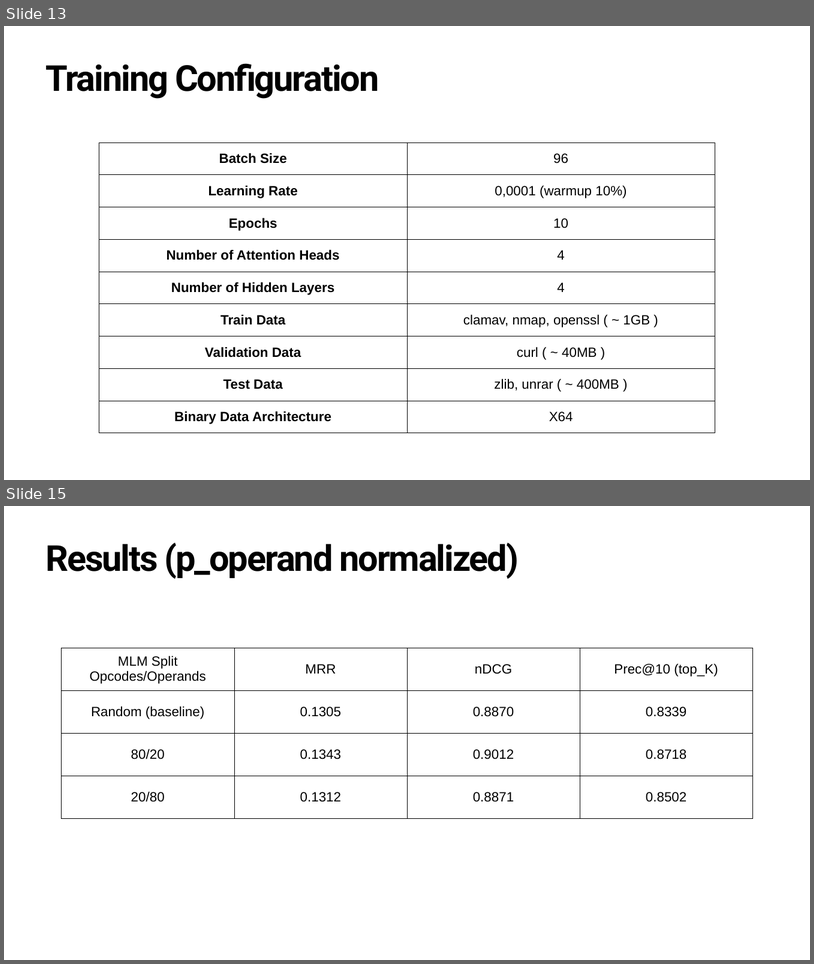
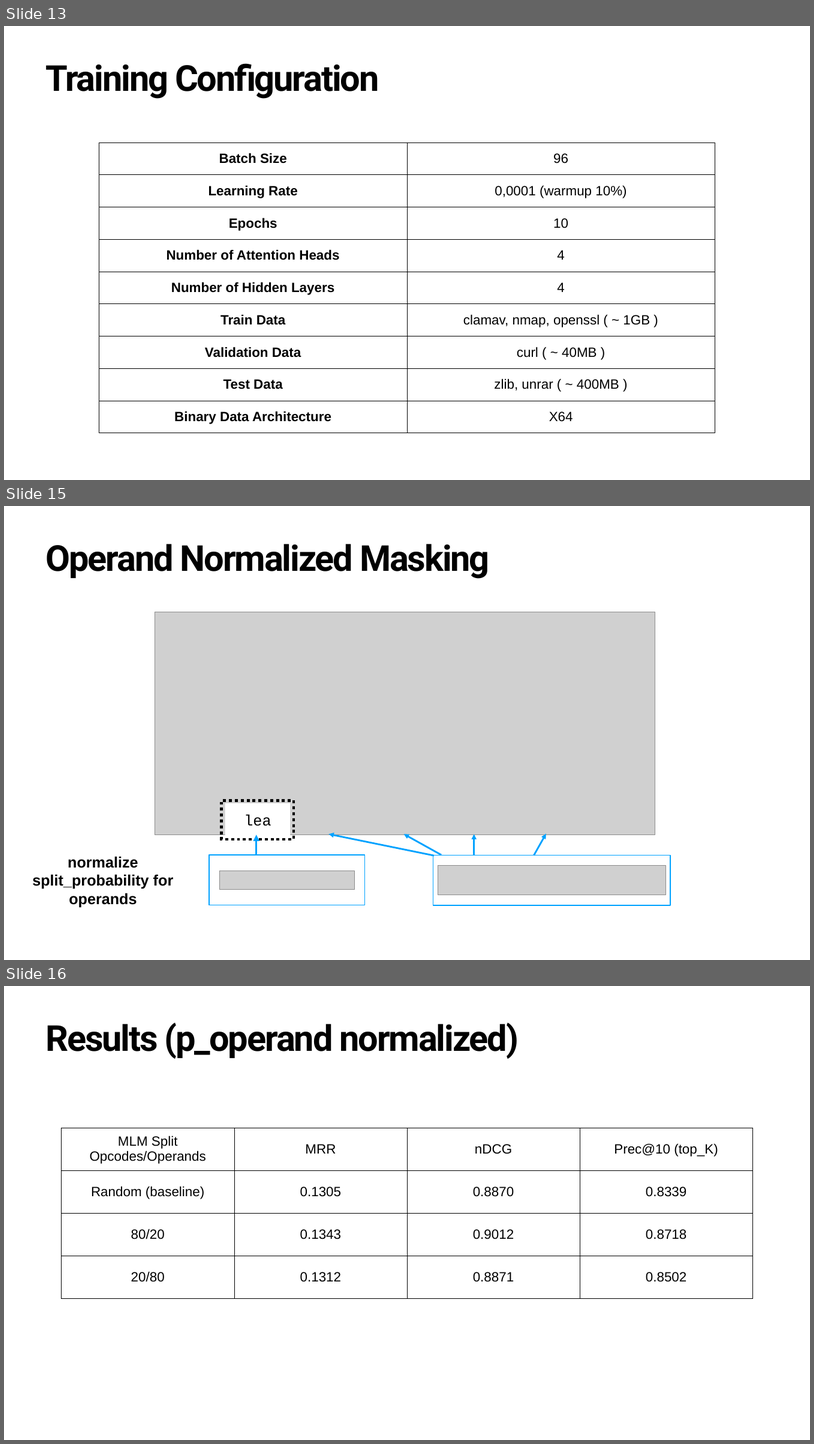
Before and after one commit to julig3ccd/BinAI, a slide deck: presentation/final_presentation.pptx. Shown one above the other, each under a label of ours: slides 13 and 15 before the commit, slides 13, 15 and 16 after it; the slides between them are not shown. The pictures are 814x964 and 814x1444 pixels, drawn with LibreOffice and Linux fonts; fonts in the diff are those of the drawing; grey boxes stand for pictures. Boxes give left, top, right and bottom in pixels: in the first picture for what was removed or moved away, otherwise in the second. Text is boxed around its words. In the diff, an @@ line names an element or a change of style, - is before the commit and + after.

Commit message:
Slides: add alternative masking slide & replace formulas with latex rendering

```diff
--- a/presentation/final_presentation.pptx
+++ b/presentation/final_presentation.pptx
@@ slide 15 added at (4,506,810,960), background #FFFFFF @@
@@ title added at (45,544,490,579), 85 pt, text #000000, bold @@
+Operand Normalized Masking
@@ picture added at (155,612,655,834) @@
@@ rectangle added at (222,800,294,839), outline #000000 7 pt dashed @@
@@ rectangle added at (225,803,290,836), fill #FFFFFF @@
@@ text added at (231,814,285,826), 36 pt, text #000000 @@
+<mask>
@@ text added at (244,814,271,826), 36 pt, text #000000 @@
+lea
@@ arrow added from (257, 854) to (257, 834), #00A2FF 5 pt @@
@@ arrow added from (434, 855) to (329, 834), #00A2FF 4 pt @@
@@ arrow added from (441, 855) to (404, 834), #00A2FF 4 pt @@
@@ arrow added from (474, 855) to (474, 834), #00A2FF 4 pt @@
@@ arrow added from (534, 855) to (546, 834), #00A2FF 4 pt @@
@@ rectangle added at (9,859,197,901), fill #FFFFFF @@
@@ text added at (32,856,174,907), 36 pt, text #000000, bold @@
+normalize split_probability for operands
@@ rectangle added at (209,855,365,905), fill #FFFFFF, outline #00A2FF 2 pt @@
@@ rectangle added at (433,855,671,905), fill #FFFFFF, outline #00A2FF 2 pt @@
@@ picture added at (438,865,666,894) @@
@@ picture added at (219,870,355,889) @@
@@ what was slide 15 is now slide 16 @@
```
Also in this commit, not shown: 2 slides changed.
